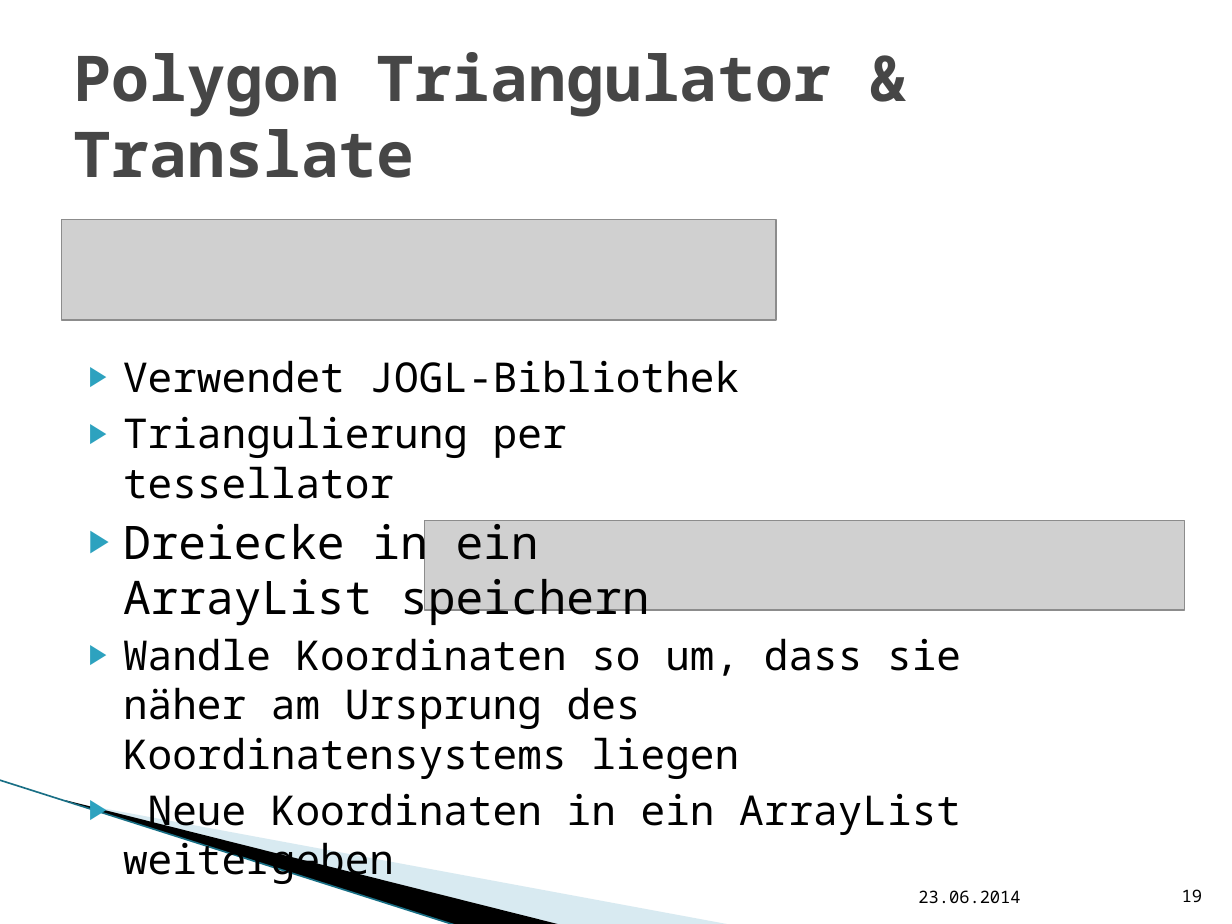
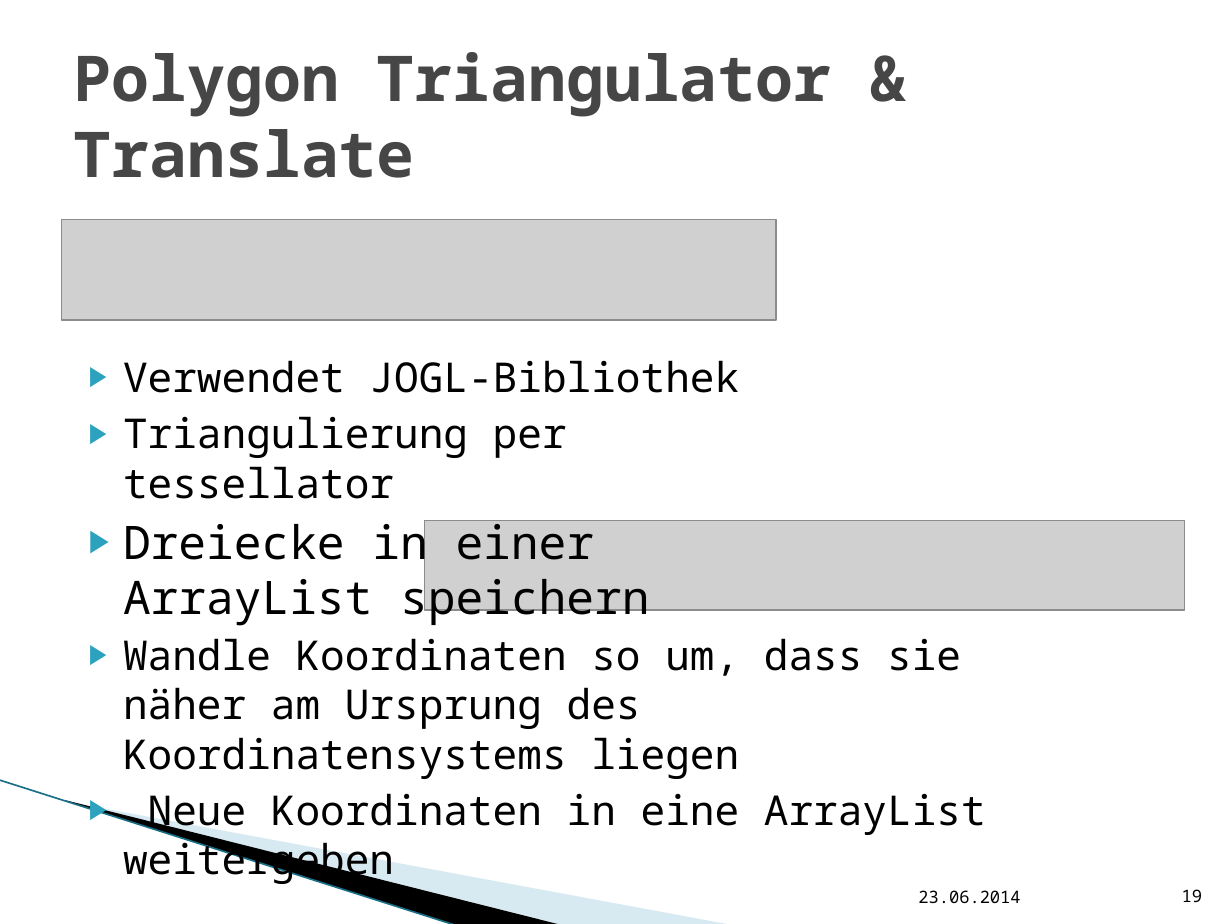
Before and after one commit to hft-swp/stuff, a slide deck: slide 19 of doku/präsentation nicht komplett/vCity-Präsentation.pptx. Drawn at 1232x924 pixels with LibreOffice and Linux fonts; fonts in the diff are those of the drawing; grey boxes stand for pictures; background and template pictures are left out. Boxes give left, top, right and bottom in pixels: in the first picture for what was removed or moved away, otherwise in the second. Text is boxed around its words. In the diff, an @@ line names an element or a change of style, - is before the commit and + after.

```diff
--- a/doku/präsentation nicht komplett/vCity-Präsentation.pptx
+++ b/doku/präsentation nicht komplett/vCity-Präsentation.pptx
@@ text at (123,516,649,626): text changed @@
-▶ Dreiecke in ein ArrayList speichern
+▶ Dreiecke in einer ArrayList speichern
@@ text at (123,793,986,886): text changed @@
-▶ Neue Koordinaten in ein ArrayList weitergeben
+▶ Neue Koordinaten in eine ArrayList weitergeben
```
Also in this commit, not shown: 2 other slides changed.
